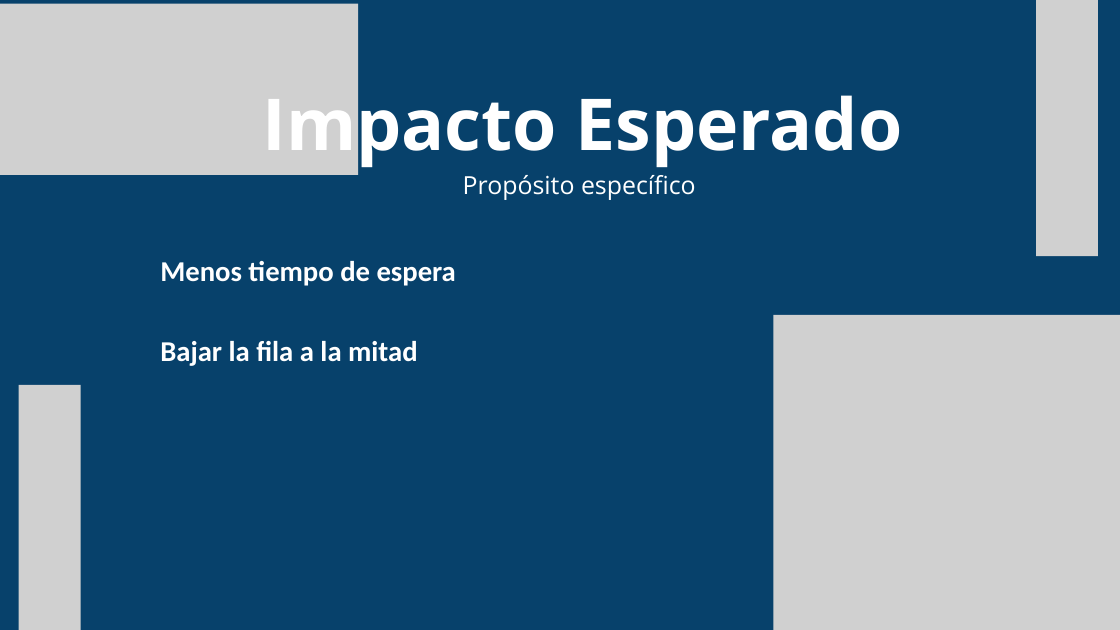
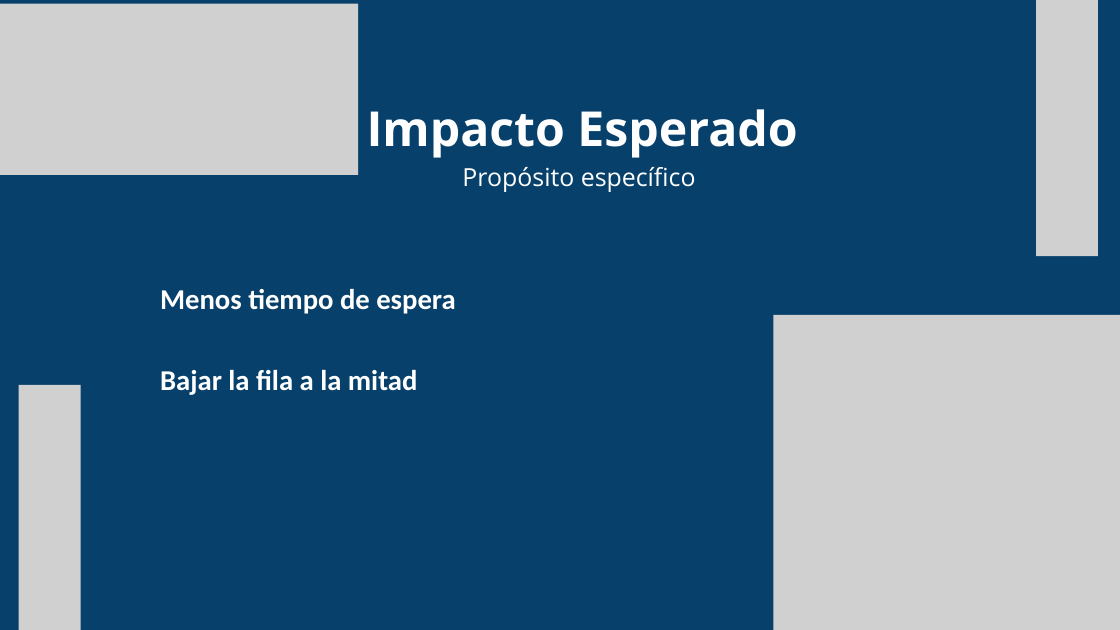
Before and after one commit to ejercitopalomazi9111-arch/mazi-central, a slide deck: slide 12 of fadori/presentacion/Fadori-STEAM.pptx. Drawn at 1120x630 pixels with LibreOffice and Linux fonts; fonts in the diff are those of the drawing; grey boxes stand for pictures. Boxes give left, top, right and bottom in pixels: in the first picture for what was removed or moved away, otherwise in the second. Text is boxed around its words. In the diff, an @@ line names an element or a change of style, - is before the commit and + after.

```diff
--- a/fadori/presentacion/Fadori-STEAM.pptx
+++ b/fadori/presentacion/Fadori-STEAM.pptx
@@ text "Impacto Esperado" moved from (x1=262, y1=83, x2=902, y2=200) to (x1=367, y1=109, x2=797, y2=192) @@
@@ text at (x1=367, y1=109, x2=797, y2=158): size 92 to 62 pt in "Impacto Esperado" @@
@@ text "Menos tiempo de espera" moved from (x1=160, y1=261, x2=456, y2=366) to (x1=160, y1=289, x2=455, y2=395) @@
```
Also in this commit, not shown: 18 other slides changed, 5 other files.
